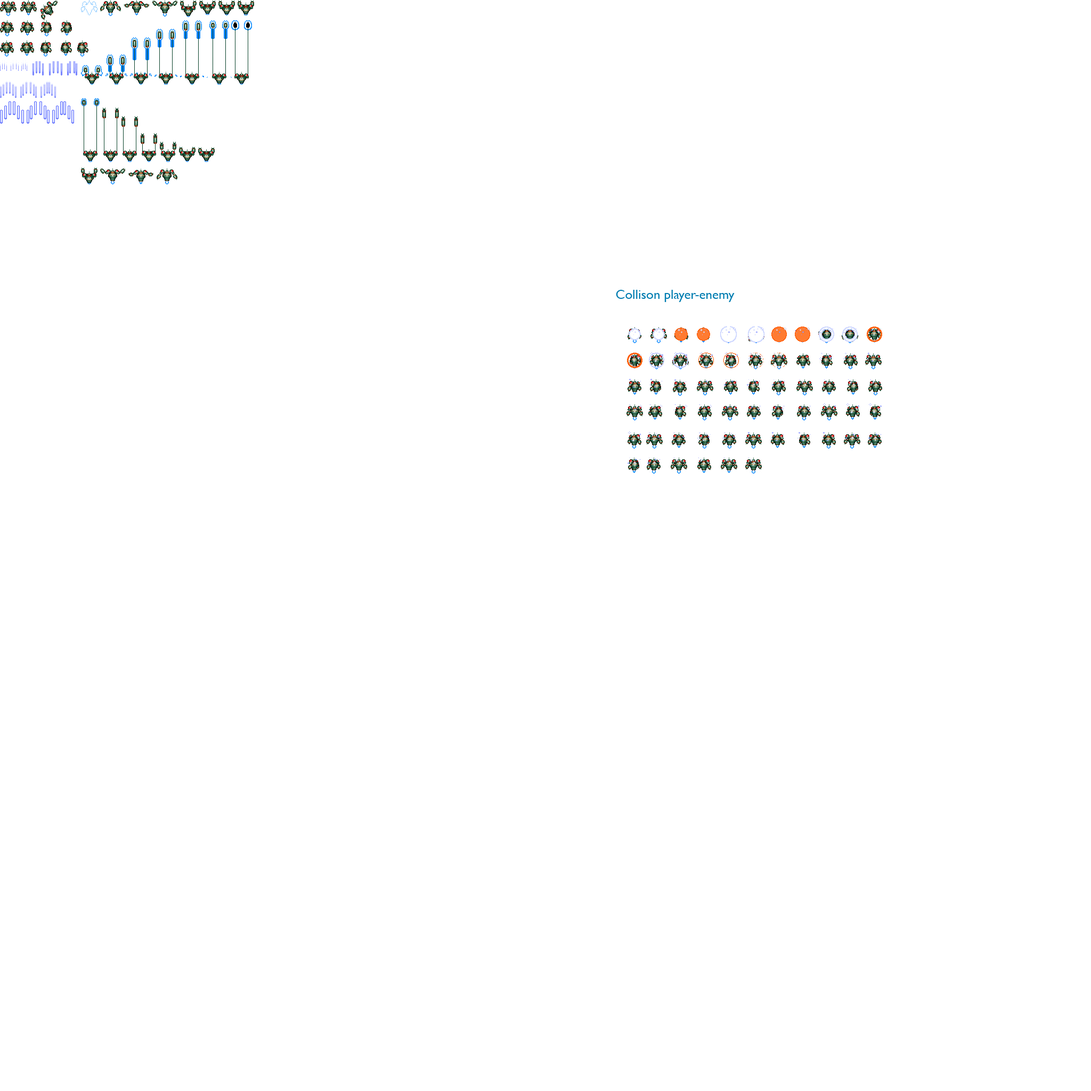
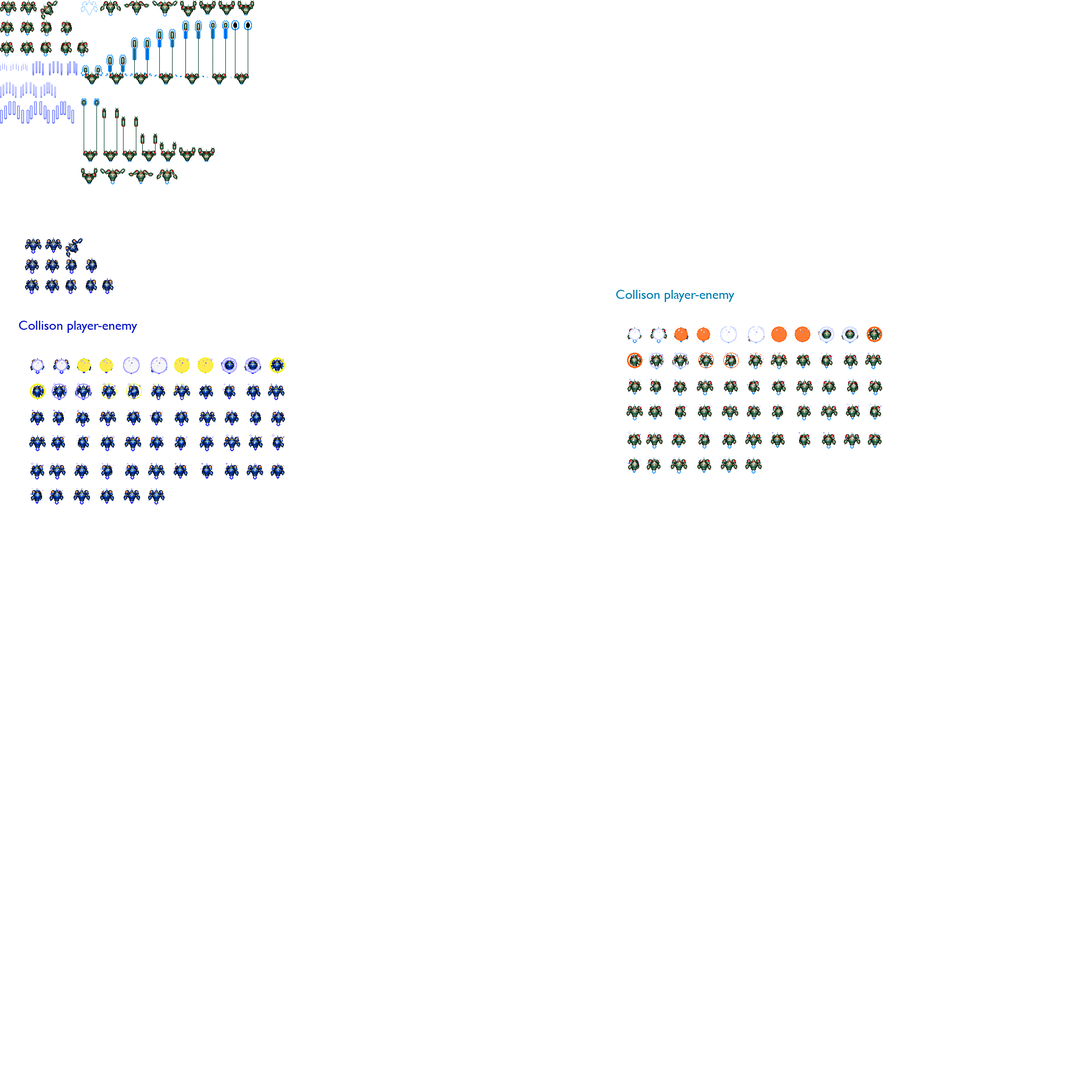
The second 1091 × 1091 image is a revision of the first. Changes to its layers:
added layer "Capa 4" above "Capa 2" over [25, 237, 114, 295]
added layer "Capa 3" above "Capa 0" over [18, 320, 286, 505]
